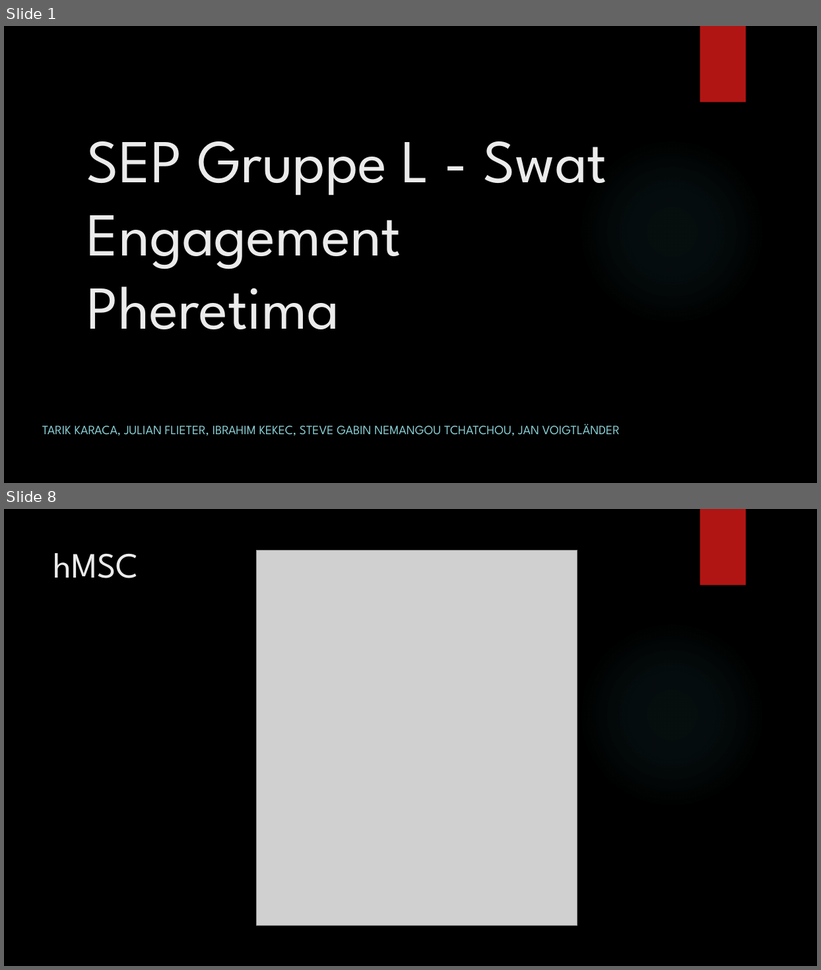
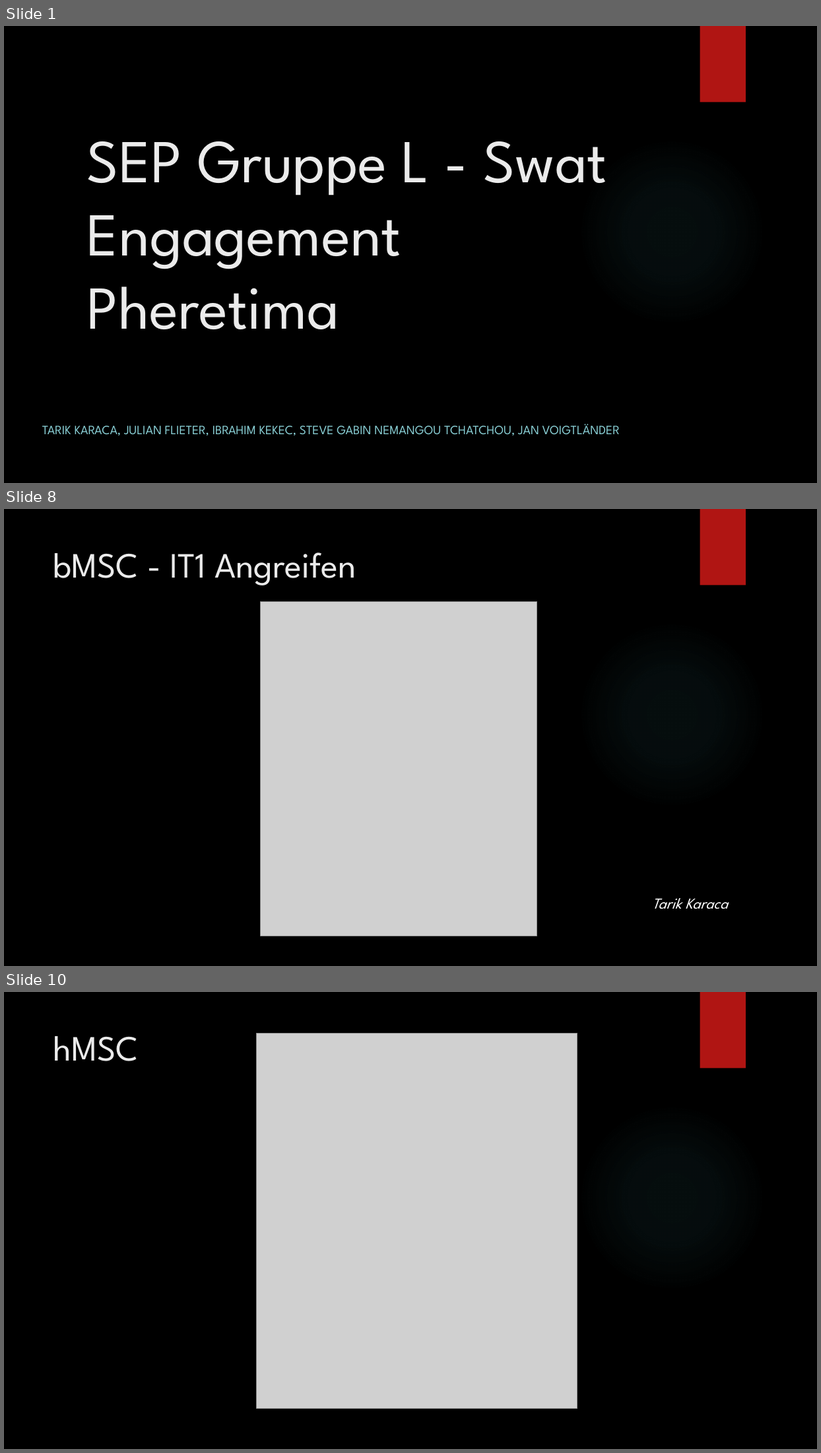
Before and after one commit to tarik2281/Swat_Engagement_Pheretima, a slide deck: Dokumentation/SEP Gruppe L - Swat Engagement Pheretima.pptx. Shown one above the other, each under a label of ours: slides 1 and 8 before the commit, slides 1, 8 and 10 after it; the slides between them are not shown. The pictures are 821x970 and 821x1453 pixels, drawn with LibreOffice and Linux fonts; fonts in the diff are those of the drawing; grey boxes stand for pictures; background and template pictures are left out. Boxes give left, top, right and bottom in pixels: in the first picture for what was removed or moved away, otherwise in the second. Text is boxed around its words. In the diff, an @@ line names an element or a change of style, - is before the commit and + after.

```diff
--- a/Dokumentation/SEP Gruppe L - Swat Engagement Pheretima.pptx
+++ b/Dokumentation/SEP Gruppe L - Swat Engagement Pheretima.pptx
@@ slide 8 added at bbox=[4, 509, 817, 966], background picture (left out); not listed: 2 template elements that a slide beside it also shows @@
@@ title added at bbox=[54, 553, 356, 586], 42 pt, text #EBEBEB @@
+bMSC - IT1 Angreifen
@@ picture added at bbox=[260, 601, 537, 937] @@
@@ text added at bbox=[652, 898, 728, 910], 18 pt, text #FFFFFF, italic @@
+Tarik Karaca
@@ what was slide 8 is now slide 10 @@
```
Also in this commit, not shown: 6 slides changed, 3 other slides added, 2 slides removed, 3 other files.
